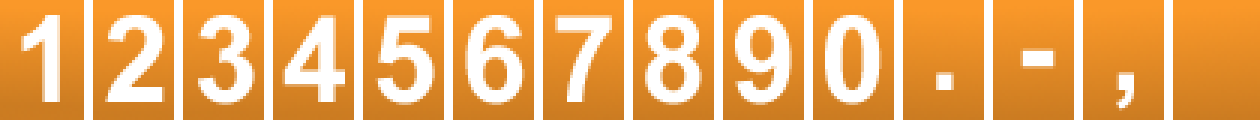
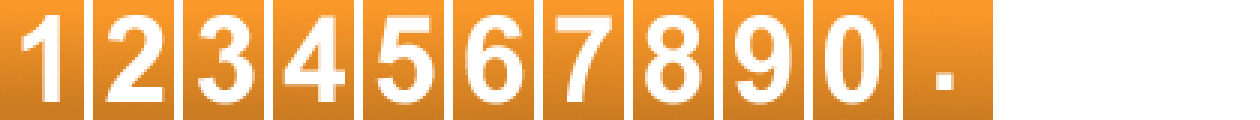
Layer changes from the first 1260x120 image to the second:
hid "Shape 2 copy 13" over [1173, 0, 1260, 120]
hid "Shape 2 copy 12" over [1083, 0, 1164, 120]
hid "Shape 2 copy 11" over [984, 0, 1074, 120]
